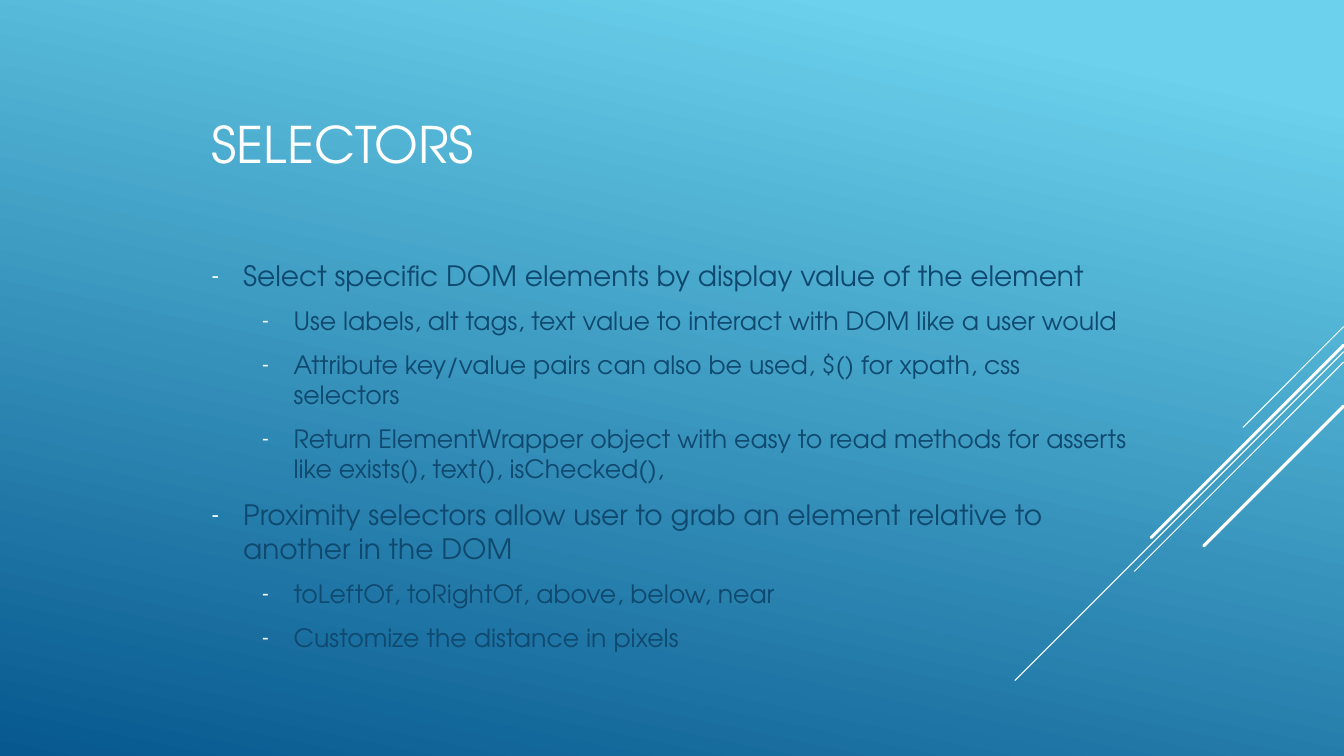
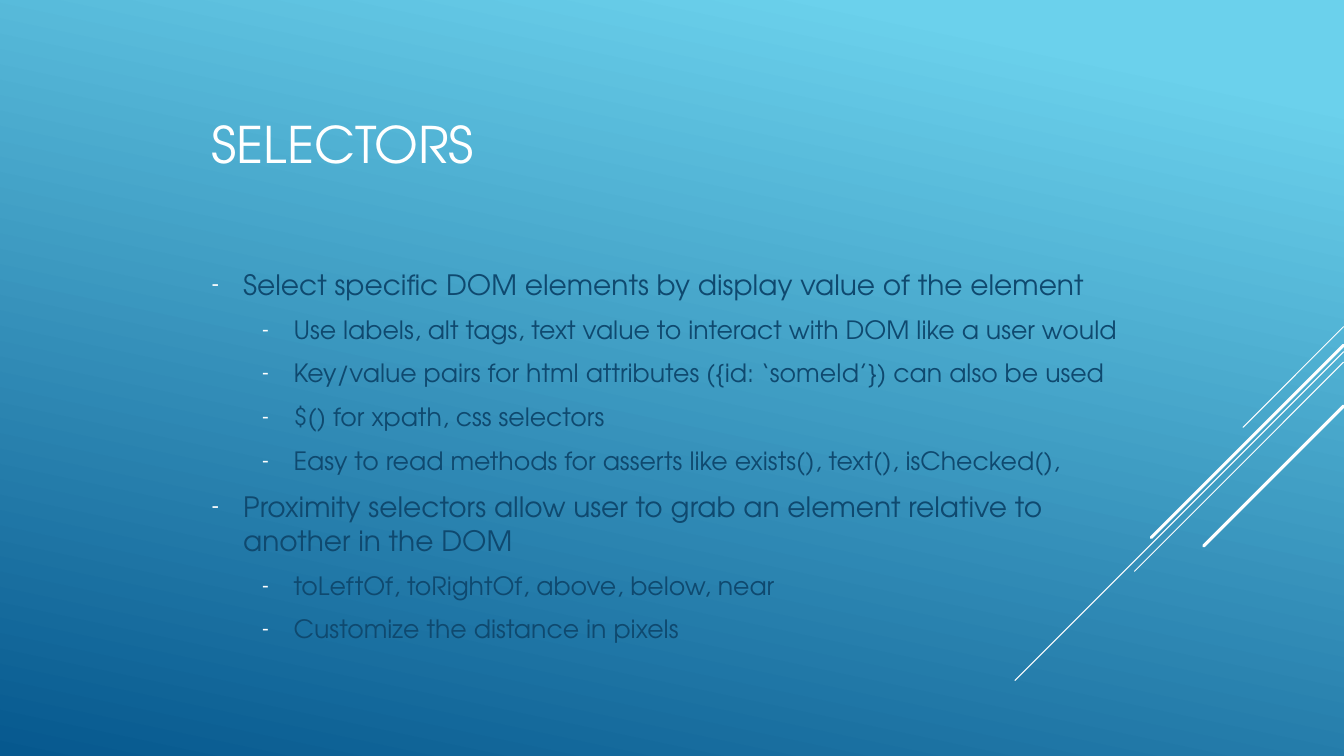
Before and after one commit to jamesleja907/taiko-example, a slide deck: slide 8 of TAIKO.pptm. Drawn at 1344x756 pixels with LibreOffice and Linux fonts; fonts in the diff are those of the drawing. Boxes give left, top, right and bottom in pixels: in the first picture for what was removed or moved away, otherwise in the second. Text is boxed around its words. In the diff, an @@ line names an element or a change of style, - is before the commit and + after.

```diff
--- a/TAIKO.pptm
+++ b/TAIKO.pptm
@@ text at box(294, 363, 1104, 475): text changed @@
-  – Attribute key/value pairs can also be used, $() for xpath, css selectors
-  – Return ElementWrapper object with easy to read methods for asserts like exists(), text(), isChecked(),
+  – Key/value pairs for html attributes ({id: ‘someId’}) can also be used
+  – $() for xpath, css selectors
+  – Easy to read methods for asserts like exists(), text(), isChecked(),
```
Also in this commit, not shown: 2 other slides changed.
